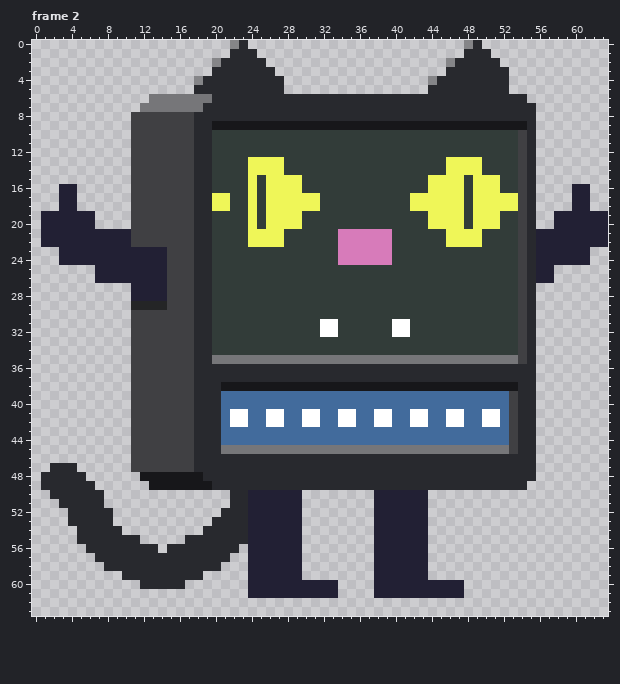
Two versions of one pixel-art file, aseprite/UwUloscopioSnowball.aseprite. Above is the file before it was changed.
64x64 pixels, 16 frames. Colours within 5 levels of each other are drawn and written as one. Shown: frame 2. The commit also changed other frames, which this record leaves out.
Now the later version:
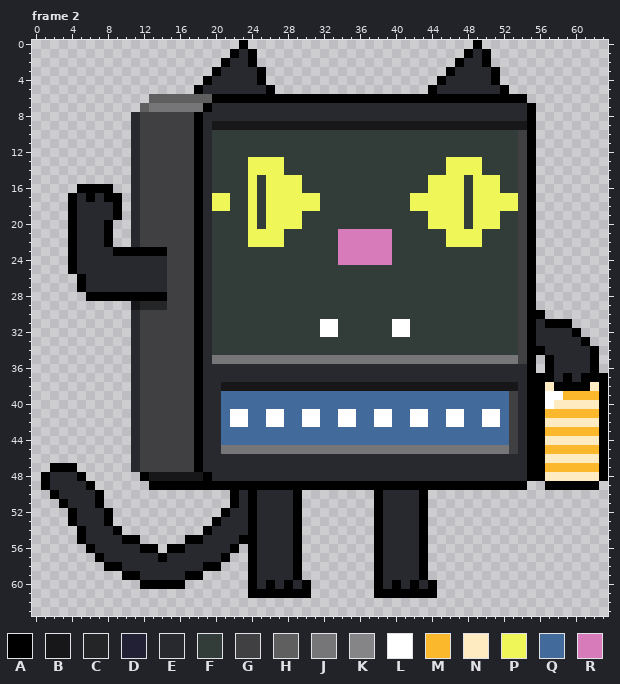
Palette (. is transparent): A #000000  B #17171a  C #242526  D #222034  E #28292e  F #323c39  G #404043  H #5f5f5f  J #767679  K #858588  L #ffffff  M #fbb82c  N #ffebc1  P #eff658  Q #426b9c  R #d77bba
Difference:
layer "Extremidades/Layer 2" added
layer "Extremidades/Layer 3" added
Changed rows in their new state; - is an unchanged pixel.
Frame 2:
first column x 1:
 0 ---------------------.A------------------------.A--------------
 1 ---------------------A-A-----------------------A-A-------------
 2 -------------------.A--A.--------------------.A--A.------------
 3 -------------------A----A.-------------------A----A.-----------
 4 -----------------.A-----A..----------------.A-----A.-----------
 5 -----------------A-------A.----------------A-------A-----------
 6 ------------HHHHHHHAAAAAAAAAAAAAAAAAAAAAAAAAAAAAAAAAAA---------
 7 -----------H------A-----------------------------------A--------
 8 ----------E------A------------------------------------A--------
 9 ----------E------A------------------------------------A--------
10 ----------E------A------------------------------------A--------
11 ----------E------A------------------------------------A--------
12 ----------E------A------------------------------------A--------
13 ----------E------A------------------------------------A--------
14 ----------E------A------------------------------------A--------
15 ----------E------A------------------------------------A--------
16 --..AAAA--E------A------------------------------------A----..--
17 --.AEAEAA-E------A------------------------------------A----..--
18 --.AEEEEA-E------A------------------------------------A----..--
19 ...AEEEEA-E------A------------------------------------A--......
20 ...AEEEA--E------A------------------------------------A--......
21 ...AEEEA..E------A------------------------------------A........
22 ...AEEEA..E------A------------------------------------A........
23 --.AEEEEAAAAAA---A------------------------------------A......--
24 --.AEEEEEEEEEE---A------------------------------------A......--
25 ---AEEEEEEEEEE---A------------------------------------A..------
26 ----AEEEEEEEEE---A------------------------------------A..------
27 ----AEEEEEEEEE---A------------------------------------A--------
28 -----AAAAAAAAA---A------------------------------------A--------
29 ----------B------A------------------------------------A--------
30 ----------E------A------------------------------------AA-------
31 ----------E------A------------------------------------AEAAA----
32 ----------E------A------------------------------------AEEEEA---
33 ----------E------A------------------------------------AEEEEEA--
34 ----------E------A------------------------------------AAEEEEEA-
35 ----------E------A------------------------------------A-AEEEEA-
36 ----------E------A------------------------------------A-AEEEEA-
37 ----------E------A------------------------------------AAAEAEAAA
38 ----------E------A------------------------------------AANAAAANA
39 ----------E------A------------------------------------AALLMMMMA
40 ----------E------A------------------------------------AALNNNNNA
41 ----------E------A------------------------------------AAMMMMMMA
42 ----------E------A------------------------------------AANNNNNNA
43 ----------E------A------------------------------------AAMMMMMMA
44 ----------E------A------------------------------------AANNNNNNA
45 ----------E------A------------------------------------AAMMMMMMA
46 ----------E------A------------------------------------AANNNNNNA
47 -AAA------E------A------------------------------------AAMMMMMMA
48 A---A------A------A-----------------------------------AANNNNNNA
49 A----A------AAAAAAAAAAAAAAAAAAAAAAAAAAAAAAAAAAAAAAAAAA--AAAAAA-
50 -A----A--------------A-AEEEEA--------AEEEEA--------------------
51 --A---A--------------A-AEEEEA--------AEEEEA--------------------
52 ---A---A------------A--AEEEEA--------AEEEEA--------------------
53 ---A---A-----------A---AEEEEA--------AEEEEA--------------------
54 ----A---A---------A----AEEEEA--------AEEEEA--------------------
55 ----A----AA-----AA----AAEEEEA--------AEEEEA--------------------
56 -----A-----AA-AA-----A-AEEEEA--------AEEEEA--------------------
57 ------A------A------A--AEEEEA--------AEEEEA--------------------
58 -------AA---------AA---AEEEEA--------AEEEEA--------------------
59 ---------AA-----AA-----AEEEEA--------AEEEEA--------------------
60 -----------AAAAA-------AEAEAEA...----AEAEAEA...----------------
61 -----------------------AAAAAAA...----AAAAAAA...----------------
Pixel boxes of the changes (left, top, right, bottom) in both pictures:
changed: (41, 40, 608, 598)
